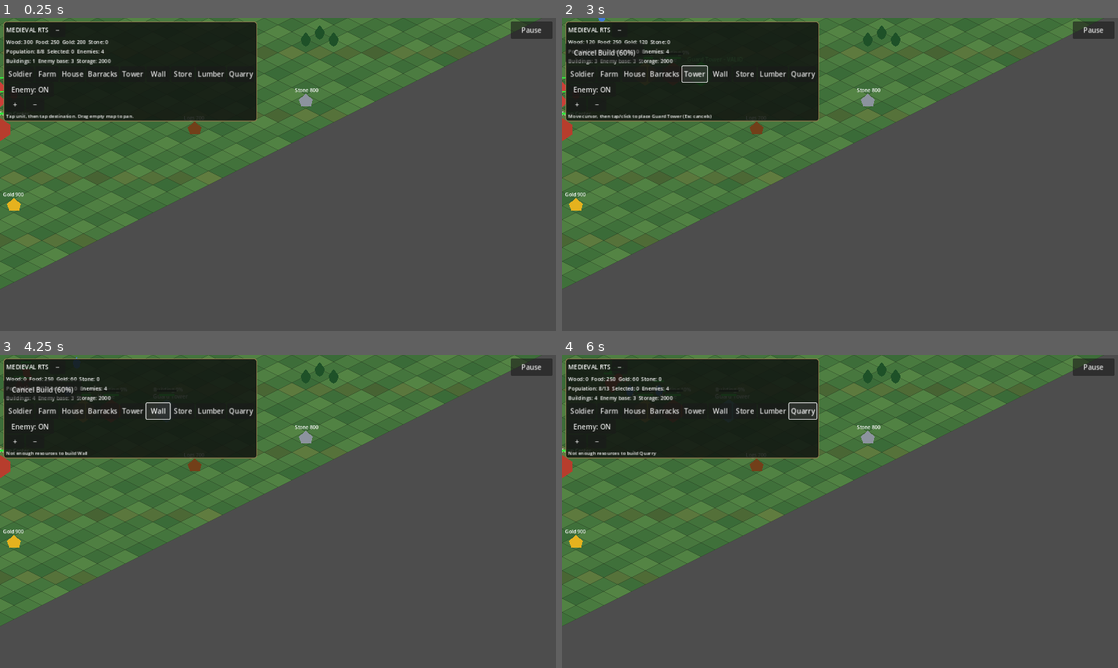
Above: before the commit, frames 1-4 (two rows, left to right).
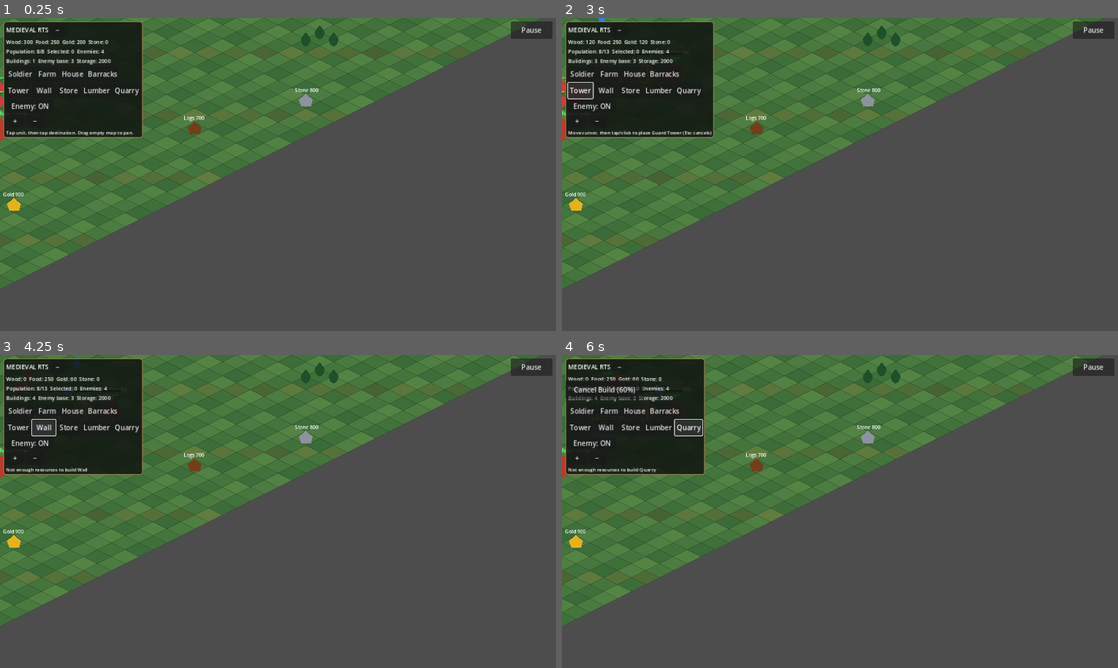
Above: after the commit, the same moments.

Repository: noub1234567-cmd/Medieval-RTS-Mobile
Game: Godot game, scene res://scenes/main.tscn
The game is run twice, just before and just after one commit, with the same random seed, the same clock (stepped at 60 frames per second) and the same inputs.
Inputs:
- Up to frame 1 (0.25 s): no input
- Up to frame 2 (3 s): click "Farm" at 0.5 s; click "House" at 1.25 s; click "Barracks" at 2 s; click "Tower" at 2.75 s
- Up to frame 3 (4.25 s): click "Wall" at 3.5 s
- Up to frame 4 (6 s): click "Store" at 4.25 s; click "Lumber" at 5 s; click "Quarry" at 5.75 s

The runs differ from the first frame. In frame 1, 8.6% of the frame differs, in the area x 0-47%, y 1-39%; in frame 2, 8.7%; in frame 3, 9.0%; in frame 4, 9.0%.

Commit message:
Split building buttons into two rows for mobile HUD

Diff:
--- a/scripts/game.gd
+++ b/scripts/game.gd
@@ -488,12 +488,19 @@
 	recruit.custom_minimum_size=Vector2(64,36)
 	recruit.pressed.connect(recruit_soldier)
 	buttons.add_child(recruit)
-	for building_name in ["Farm","House","Barracks","Tower","Wall","Store","Lumber","Quarry"]:
+	var building_rows:Array[HBoxContainer]=[buttons]
+	var second_building_row:=HBoxContainer.new()
+	second_building_row.add_theme_constant_override("separation",3)
+	v.add_child(second_building_row)
+	building_rows.append(second_building_row)
+	var building_names=["Farm","House","Barracks","Tower","Wall","Store","Lumber","Quarry"]
+	for i in range(building_names.size()):
+		var building_name=building_names[i]
 		var b:=Button.new()
 		b.text=building_name
 		b.custom_minimum_size=Vector2(54,36)
 		b.pressed.connect(func(): begin_placement("Guard Tower" if building_name=="Tower" else "Warehouse" if building_name=="Store" else "Lumber Mill" if building_name=="Lumber" else building_name))
-		buttons.add_child(b)
+		building_rows[0 if i<3 else 1].add_child(b)
 	var enemy_row:=HBoxContainer.new()
 	v.add_child(enemy_row)
 	enemy_toggle_button=Button.new()
